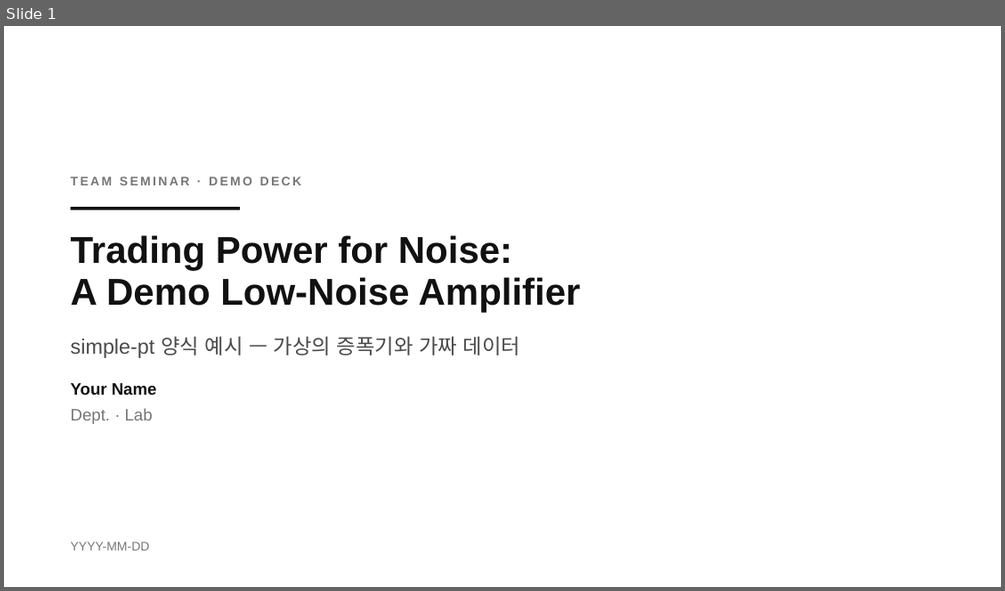
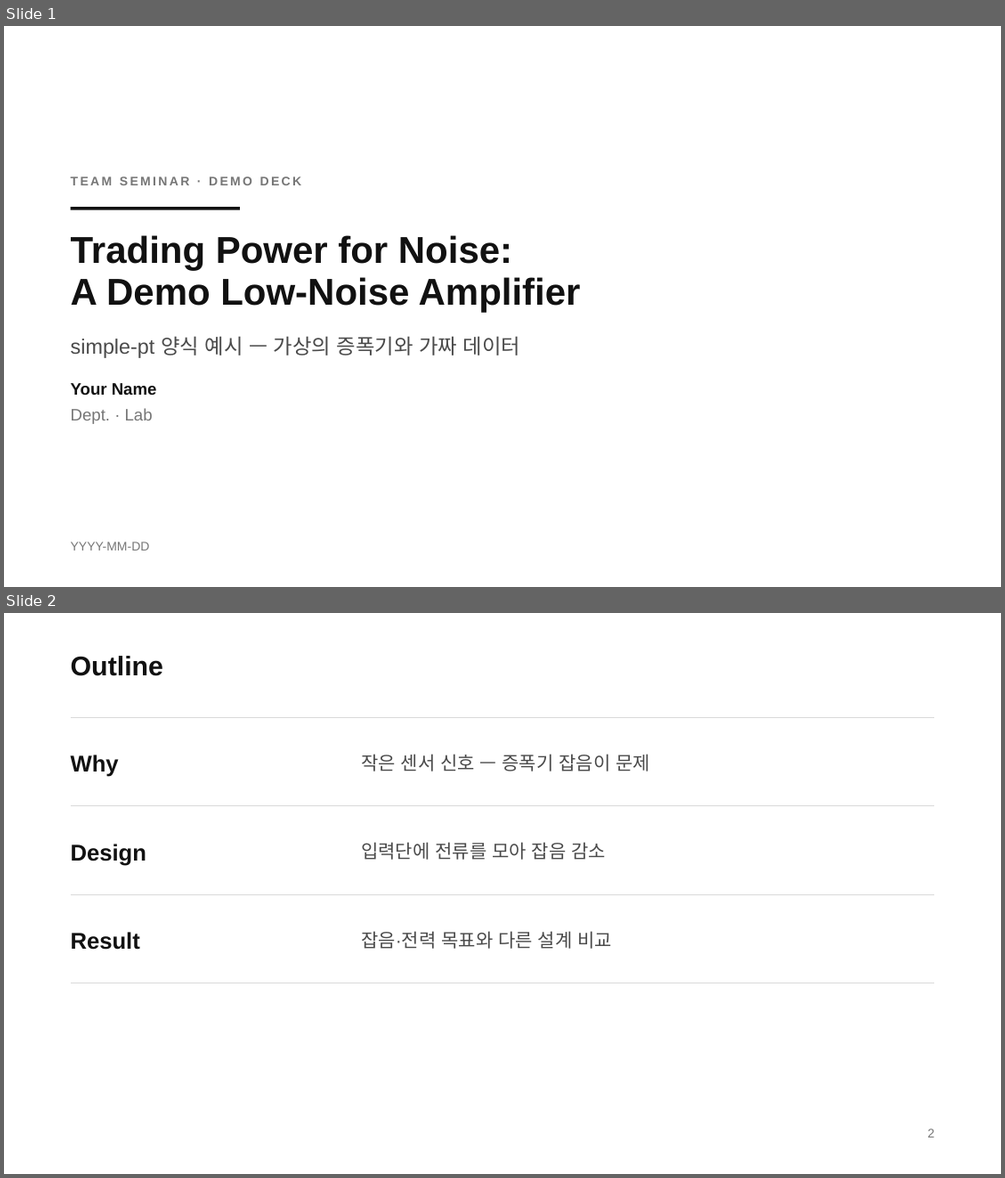
Before and after one commit to Coxwoo/simple-pt-jsw, a slide deck: example/demo_amp.pptx. Shown one above the other, each under a label of ours: slide 1 before the commit, slides 1 and 2 after it. The pictures are 1005x591 and 1005x1178 pixels, drawn with LibreOffice and Linux fonts; fonts in the diff are those of the drawing. Boxes give left, top, right and bottom in pixels: in the first picture for what was removed or moved away, otherwise in the second. Text is boxed around its words. In the diff, an @@ line names an element or a change of style, - is before the commit and + after.

```diff
--- a/example/demo_amp.pptx
+++ b/example/demo_amp.pptx
@@ slide 2 added at [4,613,1001,1174], background #FFFFFF @@
@@ text added at [71,656,163,676], 26 pt, text #111111, bold @@
+Outline
@@ line added from (71, 718) to (934, 718), #D9D9D9 0.75 pt @@
@@ text added at [71,755,119,777], 22 pt, text #111111, bold @@
+Why
@@ text added at [361,754,650,771], 18 pt, text #4A4A4A @@
+작은 센서 신호 — 증폭기 잡음이 문제
@@ line added from (71, 806) to (934, 806), #D9D9D9 0.75 pt @@
@@ text added at [71,844,146,866], 22 pt, text #111111, bold @@
+Design
@@ text added at [361,842,606,860], 18 pt, text #4A4A4A @@
+입력단에 전류를 모아 잡음 감소
@@ line added from (71, 894) to (934, 894), #D9D9D9 0.75 pt @@
@@ text added at [71,932,140,949], 22 pt, text #111111, bold @@
+Result
@@ text added at [361,931,612,949], 18 pt, text #4A4A4A @@
+잡음·전력 목표와 다른 설계 비교
@@ line added from (71, 982) to (934, 982), #D9D9D9 0.75 pt @@
@@ text added at [928,1128,935,1137], 12 pt, text #767676 @@
+2
```
Also in this commit, not shown: 10 slides changed, 3 other slides added, 32 other files.
